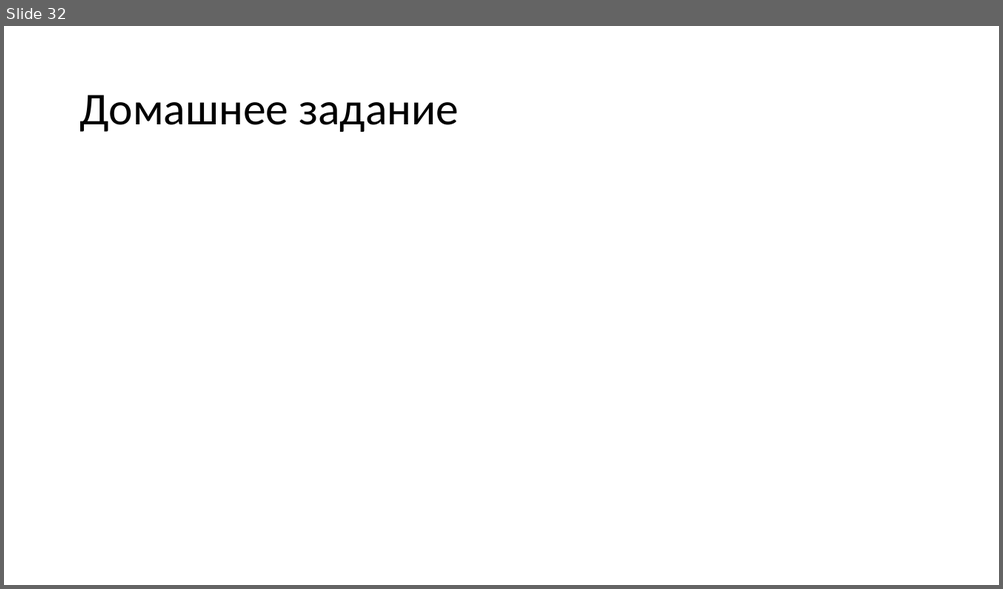
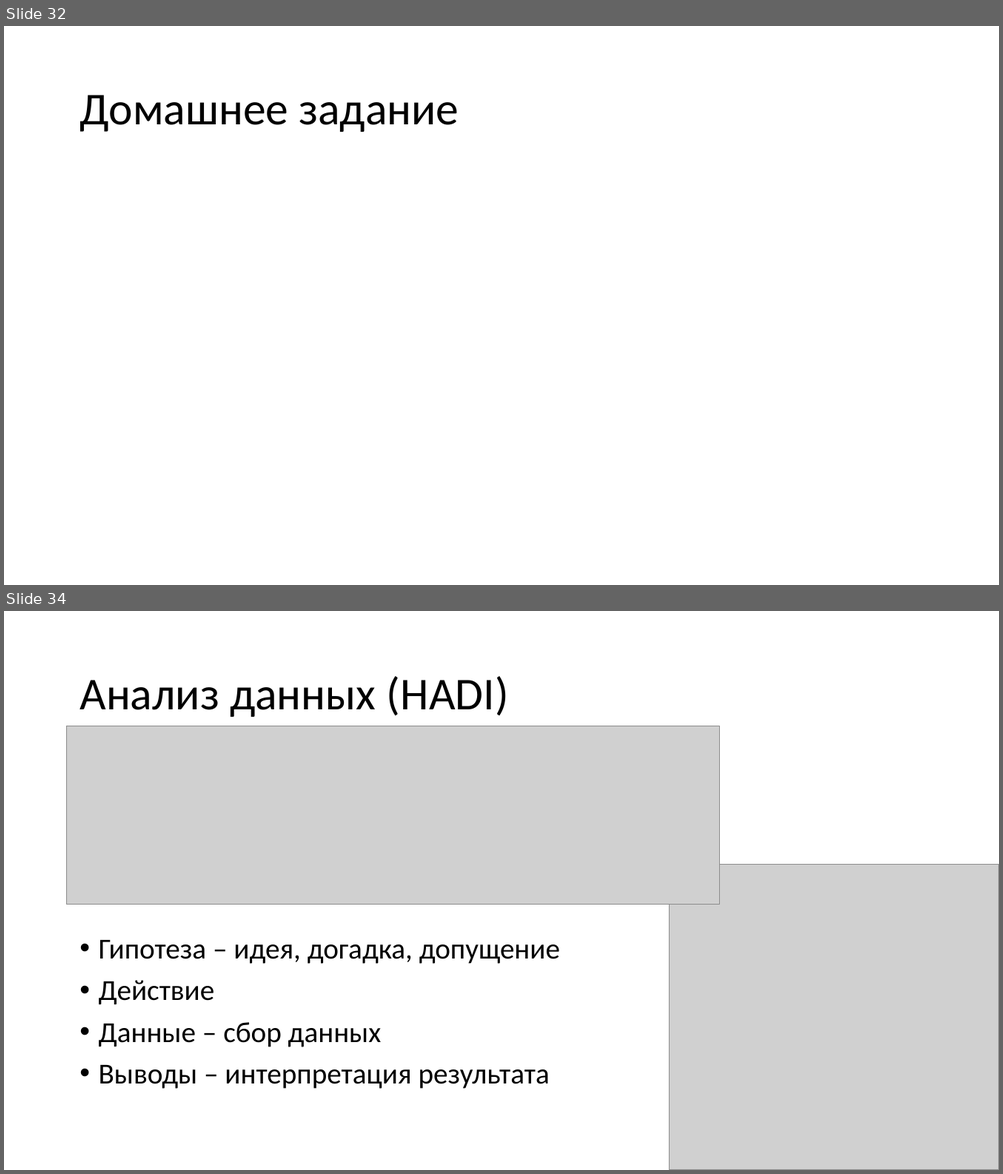
Before and after one commit to zubarevnka/MD-DA-2017, a slide deck: 5.0 Анализ данных. Начало.pptx. Shown one above the other, each under a label of ours: slide 32 before the commit, slides 32 and 34 after it; the slides between them are not shown. The pictures are 1003x589 and 1003x1174 pixels, drawn with LibreOffice and Linux fonts; fonts in the diff are those of the drawing; grey boxes stand for pictures. Boxes give left, top, right and bottom in pixels: in the first picture for what was removed or moved away, otherwise in the second. Text is boxed around its words. In the diff, an @@ line names an element or a change of style, - is before the commit and + after.

```diff
--- a/5.0 Анализ данных. Начало.pptx
+++ b/5.0 Анализ данных. Начало.pptx
@@ slide 34 added at (4,611,999,1170), background #FFFFFF @@
@@ title added at (79,676,509,717), 44 pt, text #000000 @@
+Анализ данных (HADI)
@@ picture added at (67,726,720,905) @@
@@ picture added at (669,865,999,1170) @@
@@ text added at (99,940,560,1089), 28 pt, text #000000 @@
+• Гипотеза – идея, догадка, допущение
+• Действие
+• Данные – сбор данных
+• Выводы – интерпретация результата
```
Also in this commit, not shown: 1 slide changed, 3 other slides added.
